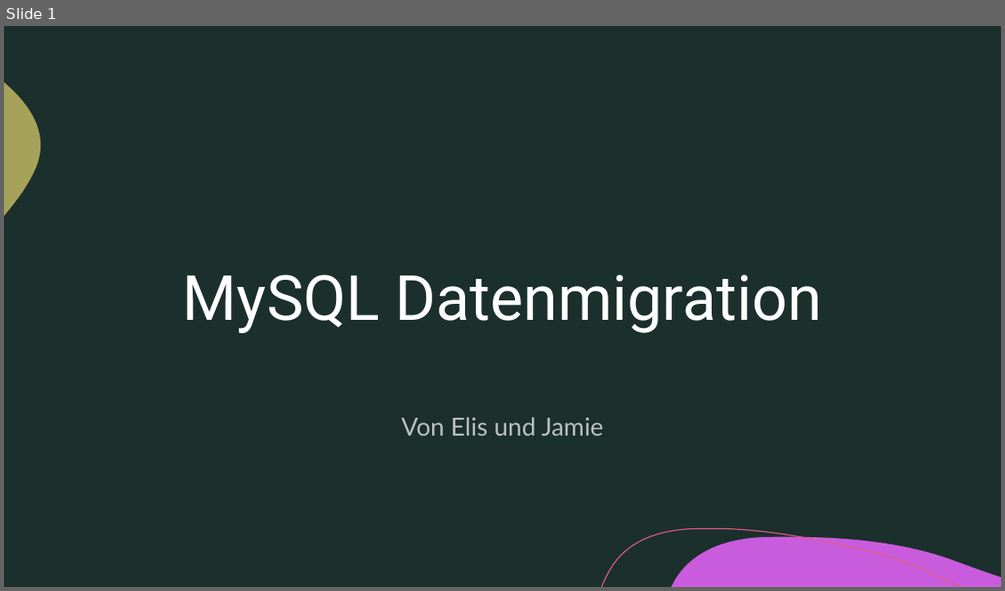
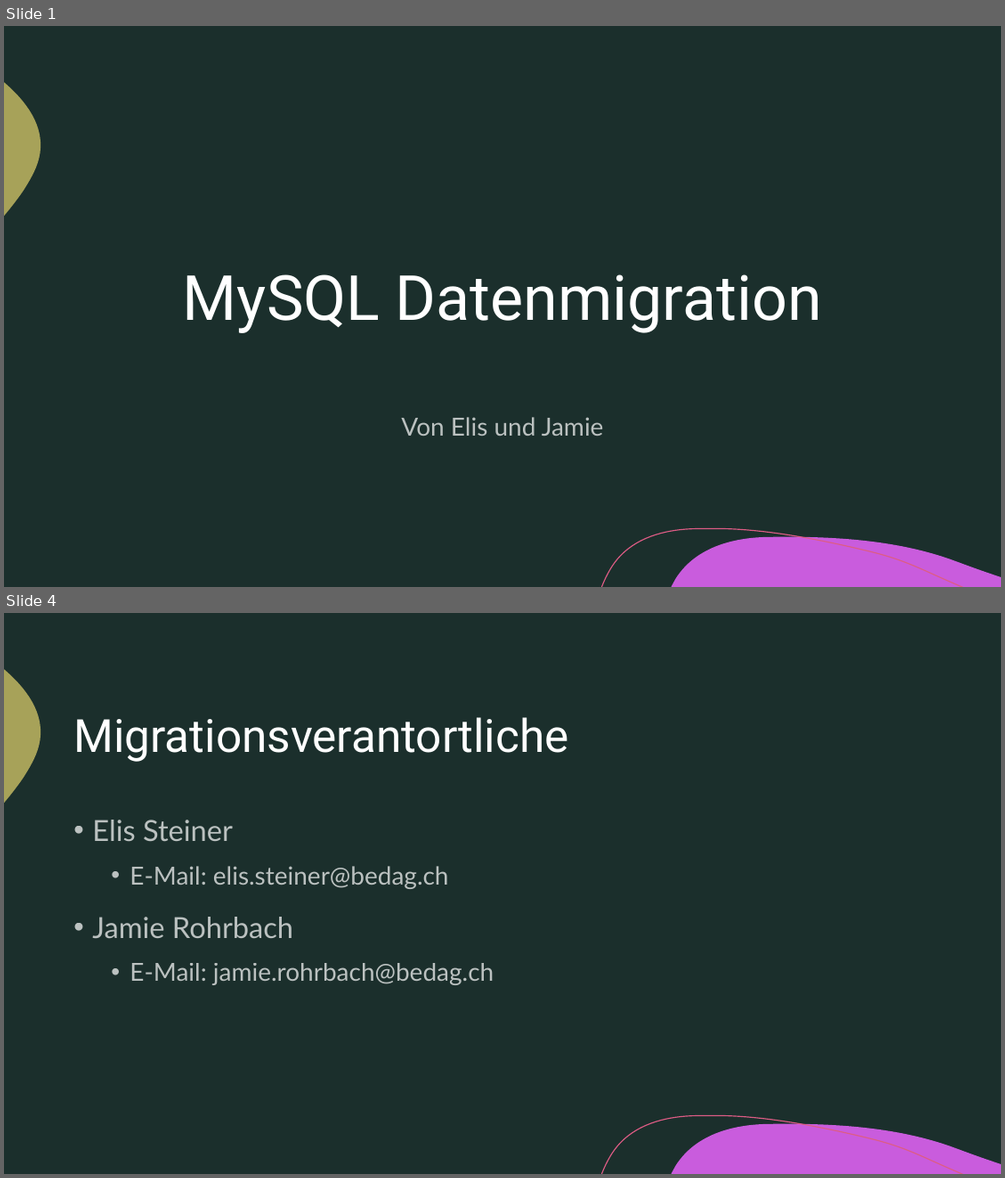
Before and after one commit to phonkd/gibb, a slide deck: 158/docs/MySQLDatenmigration.pptm. Shown one above the other, each under a label of ours: slide 1 before the commit, slides 1 and 4 after it; the slides between them are not shown. The pictures are 1005x591 and 1005x1178 pixels, drawn with LibreOffice and Linux fonts; fonts in the diff are those of the drawing. Boxes give left, top, right and bottom in pixels: in the first picture for what was removed or moved away, otherwise in the second. Text is boxed around its words. In the diff, an @@ line names an element or a change of style, - is before the commit and + after.

```diff
--- a/158/docs/MySQLDatenmigration.pptm
+++ b/158/docs/MySQLDatenmigration.pptm
@@ slide 4 added at (x1=4, y1=613, x2=1001, y2=1174), background #1B2F2C; not listed: 3 template elements that a slide beside it also shows @@
@@ title added at (x1=73, y1=717, x2=568, y2=762), 44 pt, text #FFFFFF @@
+Migrationsverantortliche
@@ text added at (x1=92, y1=819, x2=494, y2=985), 24 pt, text #FFFFFF at 70% opacity @@
+• Elis Steiner
+  • E-Mail: elis.steiner@bedag.ch
+• Jamie Rohrbach
+  • E-Mail: jamie.rohrbach@bedag.ch
```
Also in this commit, not shown: 12 other slides added, 3 other files.
